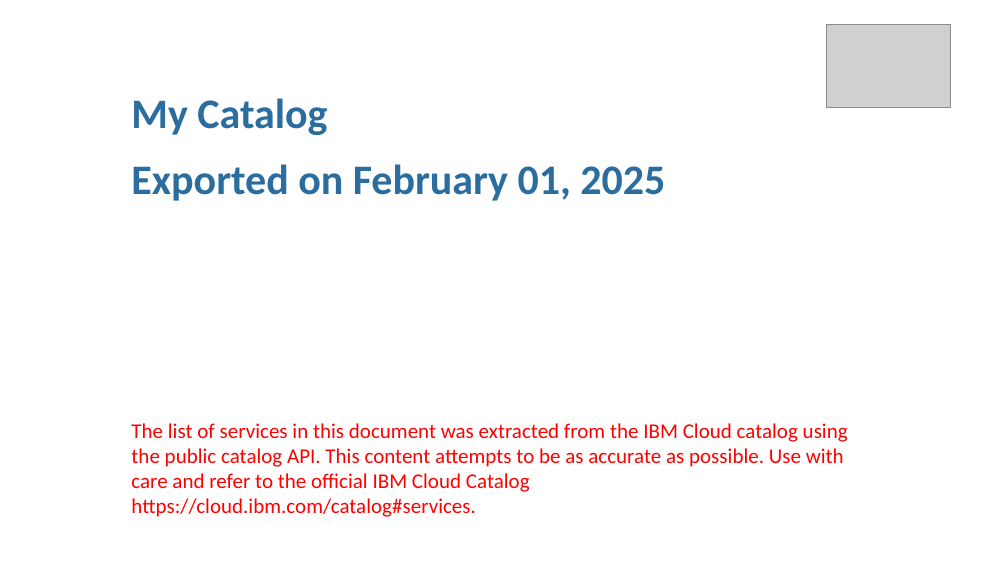
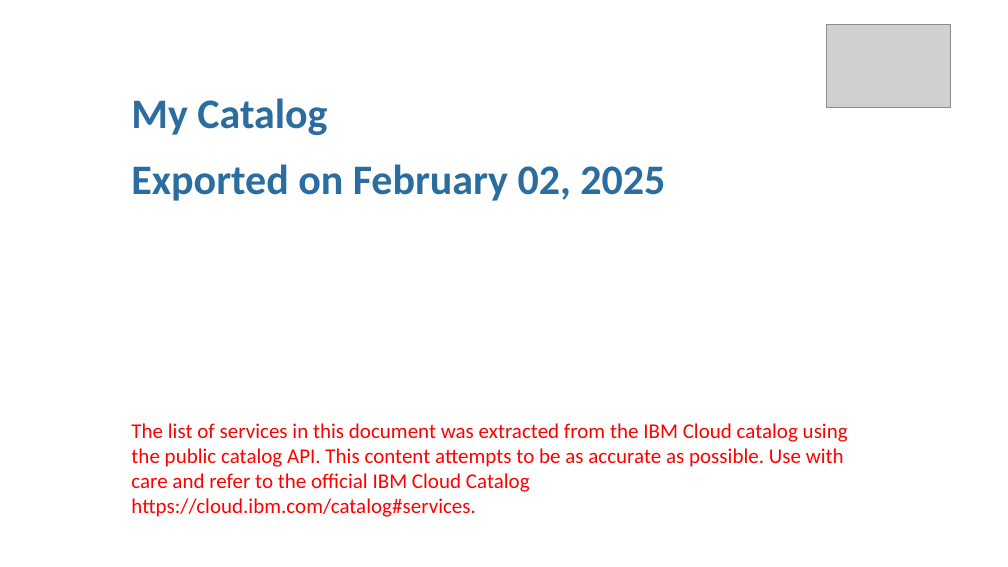
Before and after one commit to l2fprod/mycatalog, a slide deck: slide 1 of docs/generated/mycatalog.pptx. Drawn at 1008x567 pixels with LibreOffice and Linux fonts; fonts in the diff are those of the drawing; grey boxes stand for pictures. Boxes give left, top, right and bottom in pixels: in the first picture for what was removed or moved away, otherwise in the second. Text is boxed around its words. In the diff, an @@ line names an element or a change of style, - is before the commit and + after.

```diff
--- a/docs/generated/mycatalog.pptx
+++ b/docs/generated/mycatalog.pptx
@@ text at box(131, 164, 665, 201): text changed @@
-Exported on February 01, 2025
+Exported on February 02, 2025
```
Also in this commit, not shown: 7 other files.
